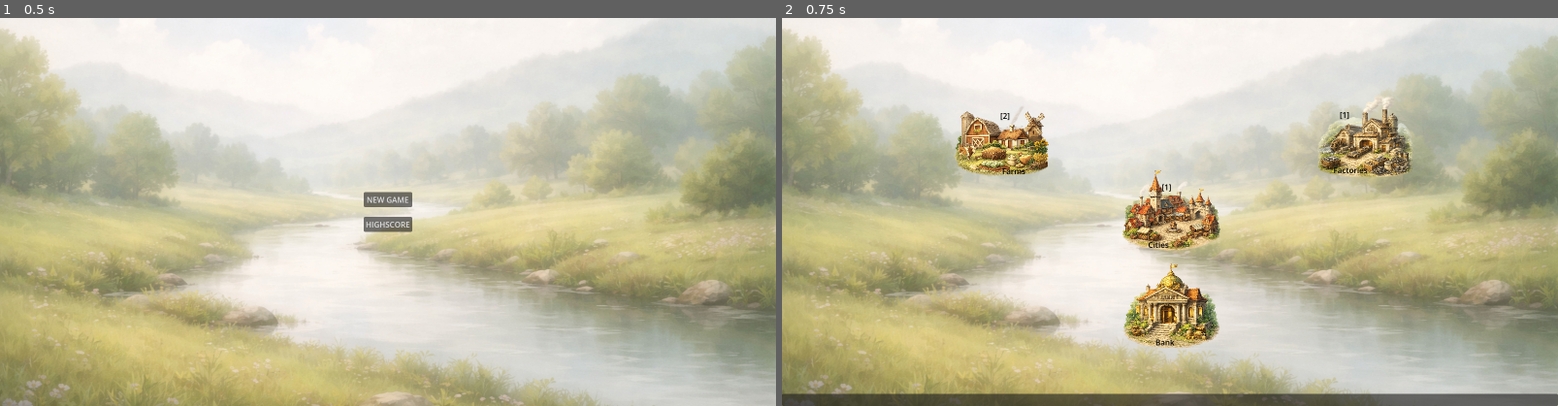
Above: before the commit, frames 1-2 (left to right).
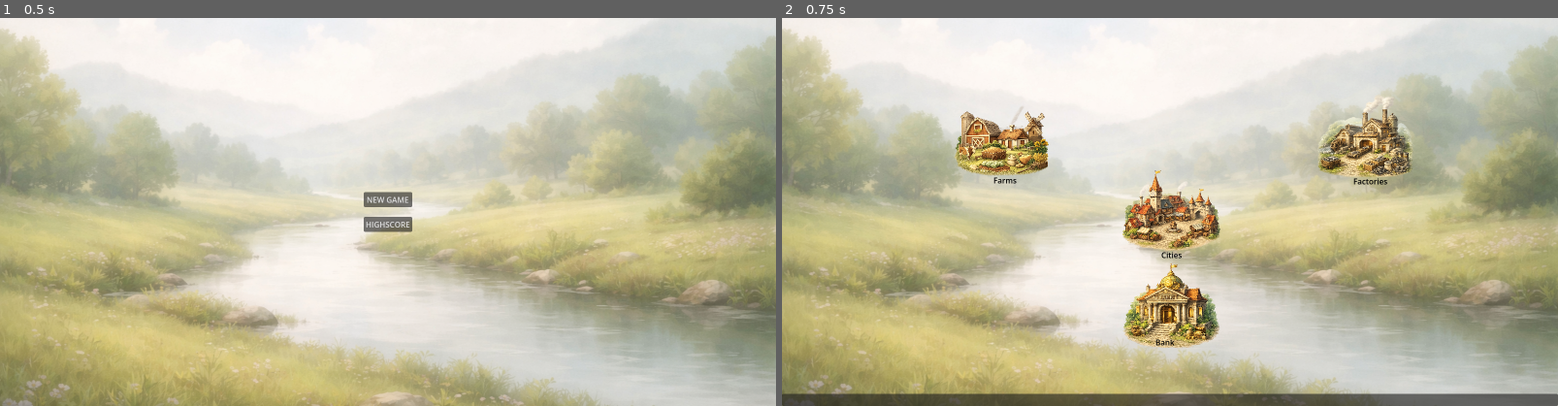
Above: after the commit, the same moments.

Repository: Indept-Studios/Don-t-Crash-The-Market
Game: Godot game, scene res://scenes/main_menu.tscn
Two runs of this game, one before a commit and one after it. Both use one fixed random seed, a clock stepped at 60 frames per second and the inputs below.
Inputs:
- Up to frame 1 (0.5 s): no input
- Up to frame 2 (0.75 s): click "NEW GAME" at 0.5 s

Frame 1 is identical in both runs. In frame 2, 0.2% of the frame differs, in the area x 27-78%, y 24-62%.
Error in both runs: Invalid access to property or key 'RESOURCE_FOOD' on a base object of type 'Nil'. (res://scripts/game.gd:11)

Commit message:
REFACTOR: add pluralization helper for building counts in UI

Diff:
--- a/scenes/game.tscn
+++ b/scenes/game.tscn
@@ -51,22 +51,14 @@
 anchor_top = 1.0
 anchor_right = 0.5
 anchor_bottom = 1.0
-offset_left = -346.0
-offset_top = -496.0
-offset_right = -298.0
-offset_bottom = -473.0
+offset_left = -364.0
+offset_top = -477.0
+offset_right = -316.0
+offset_bottom = -454.0
 grow_horizontal = 2
 grow_vertical = 0
 theme_override_colors/font_color = Color(0, 0, 0, 1)
 text = "Farms"
-
-[node name="Count" type="Label" parent="Buildings/Farms" unique_id=736527228]
-offset_left = 450.0
-offset_top = 190.0
-offset_right = 490.0
-offset_bottom = 213.0
-theme_override_colors/font_color = Color(0, 0, 0, 1)
-text = "[2]"
 
 [node name="Instanzen" type="Node" parent="Buildings/Farms" unique_id=2090374870]
 
@@ -86,22 +78,14 @@
 anchor_top = 1.0
 anchor_right = 0.5
 anchor_bottom = 1.0
-offset_left = 337.0
-offset_top = -498.0
-offset_right = 408.0
-offset_bottom = -475.0
+offset_left = 378.0
+offset_top = -475.0
+offset_right = 449.0
+offset_bottom = -452.0
 grow_horizontal = 2
 grow_vertical = 0
 theme_override_colors/font_color = Color(0, 0, 0, 1)
 text = "Factories"
-
-[node name="Count" type="Label" parent="Buildings/Factories" unique_id=1874076014]
-offset_left = 1150.0
-offset_top = 188.0
-offset_right = 1190.0
-offset_bottom = 211.0
-theme_override_colors/font_color = Color(0, 0, 0, 1)
-text = "[1]"
 
 [node name="Instanzen" type="Node" parent="Buildings/Factories" unique_id=29051201]
 
@@ -121,22 +105,14 @@
 anchor_top = 1.0
 anchor_right = 0.5
 anchor_bottom = 1.0
-offset_left = -45.0
-offset_top = -344.0
-offset_right = -2.0
-offset_bottom = -321.0
+offset_left = -18.0
+offset_top = -323.0
+offset_right = 25.0
+offset_bottom = -300.0
 grow_horizontal = 2
 grow_vertical = 0
 theme_override_colors/font_color = Color(0, 0, 0, 1)
 text = "Cities"
-
-[node name="Count" type="Label" parent="Buildings/Cities" unique_id=1179162175]
-offset_left = 783.0
-offset_top = 337.0
-offset_right = 823.0
-offset_bottom = 360.0
-theme_override_colors/font_color = Color(0, 0, 0, 1)
-text = "[1]"
 
 [node name="Instanzen" type="Node" parent="Buildings/Cities" unique_id=1014308821]
 
--- a/scripts/ui.gd
+++ b/scripts/ui.gd
@@ -4,9 +4,9 @@
 @onready var tools = $Panel/HBoxContainer/Tools
 @onready var money = $Panel/HBoxContainer/Money
 
-@onready var farms_count = $"../Buildings/Farms/Count"
-@onready var factories_count = $"../Buildings/Factories/Count"
-@onready var cities_count = $"../Buildings/Cities/Count"
+@onready var farms_count = $"../Buildings/Farms/Name"
+@onready var factories_count = $"../Buildings/Factories/Name"
+@onready var cities_count = $"../Buildings/Cities/Name"
 
 
 var card_scene = preload("res://scenes/card.tscn")
@@ -36,6 +36,13 @@
 
 func update_buildings(buildings: Dictionary) -> void:
 	if buildings != null:
-		farms_count.text = "[%d]" % buildings.get(Constants.BUILDING_FARM, []).size()
-		factories_count.text = "[%d]" % buildings.get(Constants.BUILDING_FACTORY, []).size()
-		cities_count.text = "[%d]" % buildings.get(Constants.BUILDING_CITY, []).size()
+		var farm_count = buildings.get(Constants.BUILDING_FARM, []).size()
+		var factory_count = buildings.get(Constants.BUILDING_FACTORY, []).size()
+		var city_count = buildings.get(Constants.BUILDING_CITY, []).size()
+
+		farms_count.text = "%d %s" % [farm_count, pluralize(farm_count, "FARM", "FARMS")]
+		factories_count.text = "%d %s" % [factory_count, pluralize(factory_count, "FACTORY", "FACTORIES")]
+		cities_count.text = "%d %s" % [city_count, pluralize(city_count, "CITY", "CITIES")]
+
+func pluralize(count: int, singular: String, plural: String) -> String:
+	return singular if count == 1 else plural
